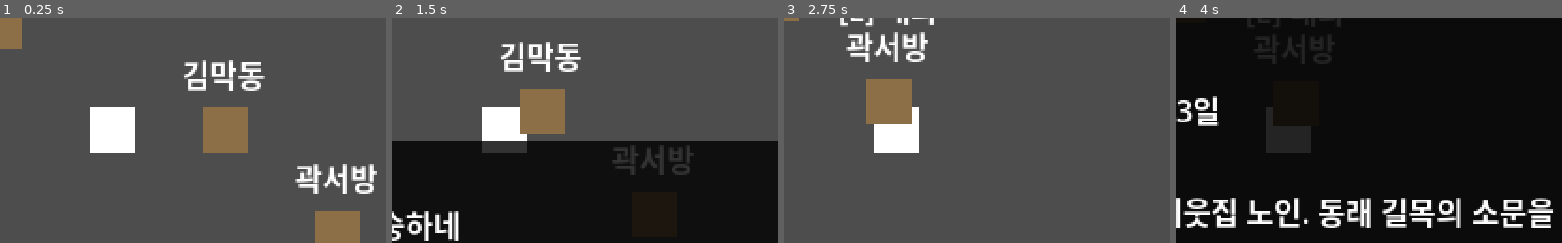
Above: before the commit, frames 1-4 (left to right).
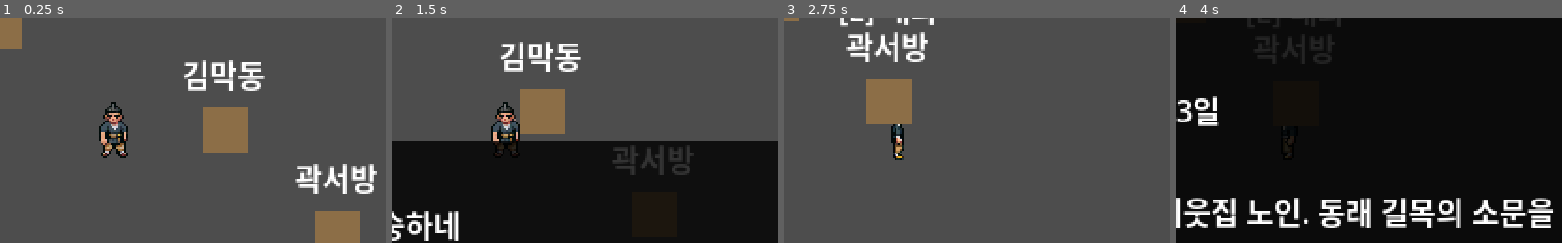
Above: after the commit, the same moments.

Repository: g23252a-svg/mumyeongrok
Game: Godot game, scene res://scenes/stages/test_room.tscn
The game is run twice, just before and just after one commit, with the same random seed, the same clock (stepped at 60 frames per second) and the same inputs.
Inputs:
- Up to frame 1 (0.25 s): no input
- Up to frame 2 (1.5 s): tap Enter at 0.5 s; hold D 0.53-1.28 s; tap J (attack) at 0.6 s; tap Space at 0.77 s; hold S from 1.28 s (still down); tap K (interact) at 1.35 s
- Up to frame 3 (2.75 s): tap Space at 1.52 s; release S at 2.03 s; hold D from 2.03 s (still down); hold E from 2.03 s (still down)
- Up to frame 4 (4 s): release D at 2.78 s; release E at 2.78 s; hold W 2.78-3.53 s; tap Enter at 2.85 s; tap Space at 3.02, 3.5, 3.77 s; hold A from 3.53 s (still down); tap N at 3.6 s
The pictures show only the part of the screen within x 37-87%, y 25-75%; the shares and areas given below are measured in that part.

The runs differ from the first frame. In frame 1, 2.5% of the frame differs, in the area x 23-35%, y 37-63%; in frame 2, 2.2%; in frame 3, 1.7%; in frame 4, 1.4%.

Commit message:
v0.1: add player idle and walk animations

Diff:
--- a/scenes/actors/player.tscn
+++ b/scenes/actors/player.tscn
@@ -1,6 +1,86 @@
-[gd_scene load_steps=5 format=3 uid="uid://uqtjlp5ar27a"]
+[gd_scene load_steps=86 format=3 uid="uid://uqtjlp5ar27a"]
 
 [ext_resource type="Script" path="res://scripts/actors/player.gd" id="1_dordv"]
+[ext_resource type="Texture2D" uid="uid://c7udnb3sncdv8" path="res://assets/sprites/characters/player/idle/player_idle_east_00.png" id="2_6mx6a"]
+[ext_resource type="Texture2D" uid="uid://bikeph7de76q0" path="res://assets/sprites/characters/player/idle/player_idle_south_00.png" id="2_gf8kr"]
+[ext_resource type="Texture2D" uid="uid://byqtjpk8ss0oj" path="res://assets/sprites/characters/player/idle/player_idle_south_01.png" id="3_2bkxj"]
+[ext_resource type="Texture2D" uid="uid://t1jcvgngieev" path="res://assets/sprites/characters/player/idle/player_idle_east_01.png" id="3_hv61v"]
+[ext_resource type="Texture2D" uid="uid://xc1hrlj0sq0m" path="res://assets/sprites/characters/player/idle/player_idle_east_02.png" id="4_chd4s"]
+[ext_resource type="Texture2D" uid="uid://bpide4d4tiw8k" path="res://assets/sprites/characters/player/idle/player_idle_south_02.png" id="4_t7mta"]
+[ext_resource type="Texture2D" uid="uid://c3ewvp6xxxrfx" path="res://assets/sprites/characters/player/idle/player_idle_south_03.png" id="5_3xwhi"]
+[ext_resource type="Texture2D" uid="uid://cel7al862u6bo" path="res://assets/sprites/characters/player/idle/player_idle_east_03.png" id="5_cqylk"]
+[ext_resource type="Texture2D" uid="uid://c3t3ylhpf03ne" path="res://assets/sprites/characters/player/idle/player_idle_north_00.png" id="6_4hjbh"]
+[ext_resource type="Texture2D" uid="uid://byvs8cun4rdum" path="res://assets/sprites/characters/player/idle/player_idle_north_01.png" id="7_q6vtu"]
+[ext_resource type="Texture2D" uid="uid://b052mboqx3y3s" path="res://assets/sprites/characters/player/idle/player_idle_north_02.png" id="8_167c3"]
+[ext_resource type="Texture2D" uid="uid://c5yew2i3mlb80" path="res://assets/sprites/characters/player/idle/player_idle_north_03.png" id="9_xbnay"]
+[ext_resource type="Texture2D" uid="uid://caaof6b1xqspy" path="res://assets/sprites/characters/player/idle/player_idle_north-east_00.png" id="10_086cw"]
+[ext_resource type="Texture2D" uid="uid://otd0tbqwrbcl" path="res://assets/sprites/characters/player/idle/player_idle_north-east_01.png" id="11_jpxng"]
+[ext_resource type="Texture2D" uid="uid://cs2d7wxrpdkwk" path="res://assets/sprites/characters/player/idle/player_idle_north-east_02.png" id="12_avyeh"]
+[ext_resource type="Texture2D" uid="uid://bf22ylvrbsdgo" path="res://assets/sprites/characters/player/idle/player_idle_north-east_03.png" id="13_33i5x"]
+[ext_resource type="Texture2D" uid="uid://cnr73nkj1a1im" path="res://assets/sprites/characters/player/idle/player_idle_north-west_00.png" id="14_m046n"]
+[ext_resource type="Texture2D" uid="uid://dmnr0cg1bss0w" path="res://assets/sprites/characters/player/idle/player_idle_north-west_01.png" id="15_jwdgl"]
+[ext_resource type="Texture2D" uid="uid://djbkhuccam7h1" path="res://assets/sprites/characters/player/idle/player_idle_north-west_02.png" id="16_6quov"]
+[ext_resource type="Texture2D" uid="uid://bq7htkx6ren4g" path="res://assets/sprites/characters/player/idle/player_idle_north-west_03.png" id="17_bofqx"]
+[ext_resource type="Texture2D" uid="uid://ec43thvgle00" path="res://assets/sprites/characters/player/idle/player_idle_south-east_00.png" id="22_5qek8"]
+[ext_resource type="Texture2D" uid="uid://b3ung88133x05" path="res://assets/sprites/characters/player/idle/player_idle_south-east_01.png" id="23_77xve"]
+[ext_resource type="Texture2D" uid="uid://dgkcaxmbk43fc" path="res://assets/sprites/characters/player/idle/player_idle_south-east_02.png" id="24_o4s8y"]
+[ext_resource type="Texture2D" uid="uid://rctu0nucmsuj" path="res://assets/sprites/characters/player/idle/player_idle_south-east_03.png" id="25_3evqf"]
+[ext_resource type="Texture2D" uid="uid://dgvx20rln0y0w" path="res://assets/sprites/characters/player/idle/player_idle_south-west_00.png" id="26_buevo"]
+[ext_resource type="Texture2D" uid="uid://b8fcdc2sraqou" path="res://assets/sprites/characters/player/idle/player_idle_south-west_01.png" id="27_q3txu"]
+[ext_resource type="Texture2D" uid="uid://b0al2f7iwybbw" path="res://assets/sprites/characters/player/idle/player_idle_south-west_02.png" id="28_3rg8r"]
+[ext_resource type="Texture2D" uid="uid://cmvbhpxil3eks" path="res://assets/sprites/characters/player/idle/player_idle_south-west_03.png" id="29_ok6d7"]
+[ext_resource type="Texture2D" uid="uid://skjfwxw1lx86" path="res://assets/sprites/characters/player/idle/player_idle_west_00.png" id="30_5m701"]
+[ext_resource type="Texture2D" uid="uid://djyman3spaq8r" path="res://assets/sprites/characters/player/idle/player_idle_west_01.png" id="31_dacbv"]
+[ext_resource type="Texture2D" uid="uid://blci3i7vmiwgi" path="res://assets/sprites/characters/player/idle/player_idle_west_02.png" id="32_rci6j"]
+[ext_resource type="Texture2D" uid="uid://4wclf7j8km8y" path="res://assets/sprites/characters/player/idle/player_idle_west_03.png" id="33_ccr3k"]
+[ext_resource type="Texture2D" uid="uid://3xl6wf1fjkq5" path="res://assets/sprites/characters/player/walk/player_walk_east_00.png" id="34_kk4qc"]
+[ext_resource type="Texture2D" uid="uid://b4g0hdwxdl806" path="res://assets/sprites/characters/player/walk/player_walk_east_01.png" id="35_8quru"]
+[ext_resource type="Texture2D" uid="uid://cf85shn30o01s" path="res://assets/sprites/characters/player/walk/player_walk_east_02.png" id="36_howcn"]
+[ext_resource type="Texture2D" uid="uid://rgcosn1xgdvl" path="res://assets/sprites/characters/player/walk/player_walk_east_03.png" id="37_6o2wg"]
+[ext_resource type="Texture2D" uid="uid://bh5f3qbxebyxl" path="res://assets/sprites/characters/player/walk/player_walk_east_04.png" id="38_6rcud"]
+[ext_resource type="Texture2D" uid="uid://3hlav6udw7ub" path="res://assets/sprites/characters/player/walk/player_walk_east_05.png" id="39_43anr"]
+[ext_resource type="Texture2D" uid="uid://dixptfdvldvdm" path="res://assets/sprites/characters/player/walk/player_walk_north_00.png" id="40_wdo56"]
+[ext_resource type="Texture2D" uid="uid://cfupaqbi5345a" path="res://assets/sprites/characters/player/walk/player_walk_north_01.png" id="41_4xrnk"]
+[ext_resource type="Texture2D" uid="uid://fxcqre7mrs6m" path="res://assets/sprites/characters/player/walk/player_walk_north_02.png" id="42_xuket"]
+[ext_resource type="Texture2D" uid="uid://c72v2k2ntfcoy" path="res://assets/sprites/characters/player/walk/player_walk_north_03.png" id="43_7fp7b"]
+[ext_resource type="Texture2D" uid="uid://c500p4nniinun" path="res://assets/sprites/characters/player/walk/player_walk_north_04.png" id="44_pvrvd"]
+[ext_resource type="Texture2D" uid="uid://cfcaa6ni8cgfu" path="res://assets/sprites/characters/player/walk/player_walk_north_05.png" id="45_h66gy"]
+[ext_resource type="Texture2D" uid="uid://dh4l5ovhyhmg8" path="res://assets/sprites/characters/player/walk/player_walk_north-east_00.png" id="46_3ilkk"]
+[ext_resource type="Texture2D" uid="uid://ywwyhcwnm5a3" path="res://assets/sprites/characters/player/walk/player_walk_north-east_01.png" id="47_y6v3s"]
+[ext_resource type="Texture2D" uid="uid://bjpsnb7cekyr8" path="res://assets/sprites/characters/player/walk/player_walk_north-east_02.png" id="48_1r7l4"]
+[ext_resource type="Texture2D" uid="uid://d1h1ngbbc0nyf" path="res://assets/sprites/characters/player/walk/player_walk_north-east_03.png" id="49_01wwm"]
+[ext_resource type="Texture2D" uid="uid://2eck6on0mdp7" path="res://assets/sprites/characters/player/walk/player_walk_north-east_04.png" id="50_g7xah"]
+[ext_resource type="Texture2D" uid="uid://cllu3pf7vbkvl" path="res://assets/sprites/characters/player/walk/player_walk_north-east_05.png" id="51_1yxt6"]
+[ext_resource type="Texture2D" uid="uid://c6ge5lm0u7r70" path="res://assets/sprites/characters/player/walk/player_walk_north-west_00.png" id="52_vsoug"]
+[ext_resource type="Texture2D" uid="uid://du1c7nhtf5j25" path="res://assets/sprites/characters/player/walk/player_walk_north-west_01.png" id="53_b5rqu"]
+[ext_resource type="Texture2D" uid="uid://buoiwjl1j4e7v" path="res://assets/sprites/characters/player/walk/player_walk_north-west_02.png" id="54_1o86r"]
+[ext_resource type="Texture2D" uid="uid://dwr4kex3osfmr" path="res://assets/sprites/characters/player/walk/player_walk_north-west_03.png" id="55_klvge"]
+[ext_resource type="Texture2D" uid="uid://dsfyni375h4gw" path="res://assets/sprites/characters/player/walk/player_walk_north-west_04.png" id="56_6tcte"]
+[ext_resource type="Texture2D" uid="uid://t8mqpc5cnok3" path="res://assets/sprites/characters/player/walk/player_walk_north-west_05.png" id="57_ydtio"]
+[ext_resource type="Texture2D" uid="uid://c17ufebfa8sac" path="res://assets/sprites/characters/player/walk/player_walk_south_00.png" id="58_bljiq"]
+[ext_resource type="Texture2D" uid="uid://bg1h7hdjwjorh" path="res://assets/sprites/characters/player/walk/player_walk_south_01.png" id="59_fb7aq"]
+[ext_resource type="Texture2D" uid="uid://ca2j2fs1jpx70" path="res://assets/sprites/characters/player/walk/player_walk_south_02.png" id="60_sooet"]
+[ext_resource type="Texture2D" uid="uid://v2vqwdfvug5s" path="res://assets/sprites/characters/player/walk/player_walk_south_03.png" id="61_q58nd"]
+[ext_resource type="Texture2D" uid="uid://ln1ydscantj7" path="res://assets/sprites/characters/player/walk/player_walk_south_04.png" id="62_lfwxb"]
+[ext_resource type="Texture2D" uid="uid://c8uqv246ao8ir" path="res://assets/sprites/characters/player/walk/player_walk_south_05.png" id="63_opxc1"]
+[ext_resource type="Texture2D" uid="uid://cjfm1ax2gxg0u" path="res://assets/sprites/characters/player/walk/player_walk_south-east_00.png" id="64_rvc7b"]
+[ext_resource type="Texture2D" uid="uid://b4mrlw55buavr" path="res://assets/sprites/characters/player/walk/player_walk_south-east_01.png" id="65_beo7i"]
+[ext_resource type="Texture2D" uid="uid://dd8cmcxabbwve" path="res://assets/sprites/characters/player/walk/player_walk_south-east_02.png" id="66_um4tw"]
+[ext_resource type="Texture2D" uid="uid://cxtik6n1bbleb" path="res://assets/sprites/characters/player/walk/player_walk_south-east_03.png" id="67_v2w8f"]
+[ext_resource type="Texture2D" uid="uid://csp4vg3hp300u" path="res://assets/sprites/characters/player/walk/player_walk_south-east_04.png" id="68_368q8"]
+[ext_resource type="Texture2D" uid="uid://c027wlg8fxgdw" path="res://assets/sprites/characters/player/walk/player_walk_south-east_05.png" id="69_adq2o"]
+[ext_resource type="Texture2D" uid="uid://bfkkmkq2kn2yy" path="res://assets/sprites/characters/player/walk/player_walk_south-west_00.png" id="70_ldo4h"]
+[ext_resource type="Texture2D" uid="uid://djrtcg3idm46r" path="res://assets/sprites/characters/player/walk/player_walk_south-west_01.png" id="71_ys064"]
+[ext_resource type="Texture2D" uid="uid://d2l7d3pdeiewy" path="res://assets/sprites/characters/player/walk/player_walk_south-west_02.png" id="72_5luur"]
+[ext_resource type="Texture2D" uid="uid://b2ckeu7m0c8kl" path="res://assets/sprites/characters/player/walk/player_walk_south-west_03.png" id="73_2baej"]
+[ext_resource type="Texture2D" uid="uid://citquuciqq0ae" path="res://assets/sprites/characters/player/walk/player_walk_south-west_04.png" id="74_vr8gn"]
+[ext_resource type="Texture2D" uid="uid://83r0fxe7io37" path="res://assets/sprites/characters/player/walk/player_walk_south-west_05.png" id="75_lfiu3"]
+[ext_resource type="Texture2D" uid="uid://c8pk3tufgc5yl" path="res://assets/sprites/characters/player/walk/player_walk_west_00.png" id="76_pjayk"]
+[ext_resource type="Texture2D" uid="uid://pumpt4nvs30x" path="res://assets/sprites/characters/player/walk/player_walk_west_01.png" id="77_uss5h"]
+[ext_resource type="Texture2D" uid="uid://irv57wlq14nn" path="res://assets/sprites/characters/player/walk/player_walk_west_02.png" id="78_osd12"]
+[ext_resource type="Texture2D" uid="uid://c3rkr50k6p4n0" path="res://assets/sprites/characters/player/walk/player_walk_west_03.png" id="79_v0h58"]
+[ext_resource type="Texture2D" uid="uid://c0wc0ww3mywvq" path="res://assets/sprites/characters/player/walk/player_walk_west_04.png" id="80_nvb5v"]
+[ext_resource type="Texture2D" uid="uid://61f7wp6b5l1b" path="res://assets/sprites/characters/player/walk/player_walk_west_05.png" id="81_x3cf7"]
 
 [sub_resource type="RectangleShape2D" id="RectangleShape2D_1kdmt"]
 size = Vector2(20, 14)
@@ -11,10 +91,334 @@
 [sub_resource type="RectangleShape2D" id="RectangleShape2D_hsqs1"]
 size = Vector2(16, 20)
 
+[sub_resource type="SpriteFrames" id="SpriteFrames_x7o4q"]
+animations = [{
+"frames": [{
+"duration": 1.0,
+"texture": ExtResource("2_6mx6a")
+}, {
+"duration": 1.0,
+"texture": ExtResource("3_hv61v")
+}, {
+"duration": 1.0,
+"texture": ExtResource("4_chd4s")
+}, {
+"duration": 1.0,
+"texture": ExtResource("5_cqylk")
+}],
+"loop": true,
+"name": &"idle_east",
+"speed": 4.0
+}, {
+"frames": [{
+"duration": 1.0,
+"texture": ExtResource("6_4hjbh")
+}, {
+"duration": 1.0,
+"texture": ExtResource("7_q6vtu")
+}, {
+"duration": 1.0,
+"texture": ExtResource("8_167c3")
+}, {
+"duration": 1.0,
+"texture": ExtResource("9_xbnay")
+}],
+"loop": true,
+"name": &"idle_north",
+"speed": 4.0
+}, {
+"frames": [{
+"duration": 1.0,
+"texture": ExtResource("10_086cw")
+}, {
+"duration": 1.0,
+"texture": ExtResource("11_jpxng")
+}, {
+"duration": 1.0,
+"texture": ExtResource("12_avyeh")
+}, {
+"duration": 1.0,
+"texture": ExtResource("13_33i5x")
+}],
+"loop": true,
+"name": &"idle_north_east",
+"speed": 4.0
+}, {
+"frames": [{
+"duration": 1.0,
+"texture": ExtResource("14_m046n")
+}, {
+"duration": 1.0,
+"texture": ExtResource("15_jwdgl")
+}, {
+"duration": 1.0,
+"texture": ExtResource("16_6quov")
+}, {
+"duration": 1.0,
+"texture": ExtResource("17_bofqx")
+}],
+"loop": true,
+"name": &"idle_north_west",
+"speed": 5.0
+}, {
+"frames": [{
+"duration": 1.0,
+"texture": ExtResource("2_gf8kr")
+}, {
+"duration": 1.0,
+"texture": ExtResource("3_2bkxj")
+}, {
+"duration": 1.0,
+"texture": ExtResource("4_t7mta")
+}, {
+"duration": 1.0,
+"texture": ExtResource("5_3xwhi")
+}],
+"loop": true,
+"name": &"idle_south",
+"speed": 4.0
+}, {
+"frames": [{
+"duration": 1.0,
+"texture": ExtResource("22_5qek8")
+}, {
+"duration": 1.0,
+"texture": ExtResource("23_77xve")
+}, {
+"duration": 1.0,
+"texture": ExtResource("24_o4s8y")
+}, {
+"duration": 1.0,
+"texture": ExtResource("25_3evqf")
+}],
+"loop": true,
+"name": &"idle_south_east",
+"speed": 4.0
+}, {
+"frames": [{
+"duration": 1.0,
+"texture": ExtResource("26_buevo")
+}, {
+"duration": 1.0,
+"texture": ExtResource("27_q3txu")
+}, {
+"duration": 1.0,
+"texture": ExtResource("28_3rg8r")
+}, {
+"duration": 1.0,
+"texture": ExtResource("29_ok6d7")
+}],
+"loop": true,
+"name": &"idle_south_west",
+"speed": 4.0
+}, {
+"frames": [{
+"duration": 1.0,
+"texture": ExtResource("30_5m701")
+}, {
+"duration": 1.0,
+"texture": ExtResource("31_dacbv")
+}, {
+"duration": 1.0,
+"texture": ExtResource("32_rci6j")
+}, {
+"duration": 1.0,
+"texture": ExtResource("33_ccr3k")
+}],
+"loop": true,
+"name": &"idle_west",
+"speed": 4.0
+}, {
+"frames": [{
+"duration": 1.0,
+"texture": ExtResource("34_kk4qc")
+}, {
+"duration": 1.0,
+"texture": ExtResource("35_8quru")
+}, {
+"duration": 1.0,
+"texture": ExtResource("36_howcn")
+}, {
+"duration": 1.0,
+"texture": ExtResource("37_6o2wg")
+}, {
+"duration": 1.0,
+"texture": ExtResource("38_6rcud")
+}, {
+"duration": 1.0,
+"texture": ExtResource("39_43anr")
+}],
+"loop": true,
+"name": &"walk_east",
+"speed": 5.0
+}, {
+"frames": [{
+"duration": 1.0,
+"texture": ExtResource("40_wdo56")
+}, {
+"duration": 1.0,
+"texture": ExtResource("41_4xrnk")
+}, {
+"duration": 1.0,
+"texture": ExtResource("42_xuket")
+}, {
+"duration": 1.0,
+"texture": ExtResource("43_7fp7b")
+}, {
+"duration": 1.0,
+"texture": ExtResource("44_pvrvd")
+}, {
+"duration": 1.0,
+"texture": ExtResource("45_h66gy")
+}],
+"loop": true,
+"name": &"walk_north",
+"speed": 5.0
+}, {
+"frames": [{
+"duration": 1.0,
+"texture": ExtResource("46_3ilkk")
+}, {
+"duration": 1.0,
+"texture": ExtResource("47_y6v3s")
+}, {
+"duration": 1.0,
+"texture": ExtResource("48_1r7l4")
+}, {
+"duration": 1.0,
+"texture": ExtResource("49_01wwm")
+}, {
+"duration": 1.0,
+"texture": ExtResource("50_g7xah")
+}, {
+"duration": 1.0,
+"texture": ExtResource("51_1yxt6")
+}],
+"loop": true,
+"name": &"walk_north_east",
+"speed": 5.0
+}, {
+"frames": [{
+"duration": 1.0,
+"texture": ExtResource("52_vsoug")
+}, {
+"duration": 1.0,
+"texture": ExtResource("53_b5rqu")
+}, {
+"duration": 1.0,
+"texture": ExtResource("54_1o86r")
+}, {
+"duration": 1.0,
+"texture": ExtResource("55_klvge")
+}, {
+"duration": 1.0,
+"texture": ExtResource("56_6tcte")
+}, {
+"duration": 1.0,
+"texture": ExtResource("57_ydtio")
+}],
+"loop": true,
+"name": &"walk_north_west",
+"speed": 5.0
+}, {
+"frames": [{
+"duration": 1.0,
+"texture": ExtResource("58_bljiq")
+}, {
+"duration": 1.0,
+"texture": ExtResource("59_fb7aq")
+}, {
+"duration": 1.0,
+"texture": ExtResource("60_sooet")
+}, {
+"duration": 1.0,
+"texture": ExtResource("61_q58nd")
+}, {
+"duration": 1.0,
+"texture": ExtResource("62_lfwxb")
+}, {
+"duration": 1.0,
+"texture": ExtResource("63_opxc1")
+}],
+"loop": true,
+"name": &"walk_south",
+"speed": 6.0
+}, {
+"frames": [{
+"duration": 1.0,
+"texture": ExtResource("64_rvc7b")
+}, {
+"duration": 1.0,
+"texture": ExtResource("65_beo7i")
+}, {
+"duration": 1.0,
+"texture": ExtResource("66_um4tw")
+}, {
+"duration": 1.0,
+"texture": ExtResource("67_v2w8f")
+}, {
+"duration": 1.0,
+"texture": ExtResource("68_368q8")
+}, {
+"duration": 1.0,
+"texture": ExtResource("69_adq2o")
+}],
+"loop": true,
+"name": &"walk_south_east",
+"speed": 6.0
+}, {
+"frames": [{
+"duration": 1.0,
+"texture": ExtResource("70_ldo4h")
+}, {
+"duration": 1.0,
+"texture": ExtResource("71_ys064")
+}, {
+"duration": 1.0,
+"texture": ExtResource("72_5luur")
+}, {
+"duration": 1.0,
+"texture": ExtResource("73_2baej")
+}, {
+"duration": 1.0,
+"texture": ExtResource("74_vr8gn")
+}, {
+"duration": 1.0,
+"texture": ExtResource("75_lfiu3")
+}],
+"loop": true,
+"name": &"walk_south_west",
+"speed": 5.0
+}, {
+"frames": [{
+"duration": 1.0,
+"texture": ExtResource("76_pjayk")
+}, {
+"duration": 1.0,
+"texture": ExtResource("77_uss5h")
+}, {
+"duration": 1.0,
+"texture": ExtResource("78_osd12")
+}, {
+"duration": 1.0,
+"texture": ExtResource("79_v0h58")
+}, {
+"duration": 1.0,
+"texture": ExtResource("80_nvb5v")
+}, {
+"duration": 1.0,
+"texture": ExtResource("81_x3cf7")
+}],
+"loop": true,
+"name": &"walk_west",
+"speed": 5.0
+}]
+
 [node name="Player" type="CharacterBody2D" groups=["player"]]
 script = ExtResource("1_dordv")
 
 [node name="Sprite" type="ColorRect" parent="."]
+visible = false
 offset_left = -12.0
 offset_top = -12.0
 offset_right = 12.0
@@ -34,3 +438,8 @@
 
 [node name="CollisionShape2D" type="CollisionShape2D" parent="Hurtbox"]
 shape = SubResource("RectangleShape2D_hsqs1")
+
+[node name="AnimatedSprite2D" type="AnimatedSprite2D" parent="."]
+position = Vector2(-1, 0)
+sprite_frames = SubResource("SpriteFrames_x7o4q")
+animation = &"walk_south_west"
--- a/scripts/actors/player.gd
+++ b/scripts/actors/player.gd
@@ -6,11 +6,13 @@
 
 @onready var hitbox: Area2D = $Hitbox
 @onready var hitbox_shape: CollisionShape2D = $Hitbox/CollisionShape2D
+@onready var animated_sprite: AnimatedSprite2D = $AnimatedSprite2D
 
 enum State { IDLE, WALK, ATTACK, HURT, LOCKED }
 
 var state: State = State.IDLE
 var facing: Vector2 = Vector2.DOWN
+var last_direction: String = "south"
 
 var key_left: bool = false
 var key_right: bool = false
@@ -20,6 +22,10 @@
 
 func _ready() -> void:
 	add_to_group("player")
+
+	_setup_animation_speeds()
+	_play_animation_safe("idle_south")
+
 	hitbox.monitoring = false
 	hitbox_shape.disabled = true
 
@@ -46,7 +52,13 @@
 
 
 func _physics_process(_delta: float) -> void:
-	if state == State.LOCKED or state == State.ATTACK:
+	if state == State.LOCKED:
+		velocity = Vector2.ZERO
+		move_and_slide()
+		_update_animation(Vector2.ZERO)
+		return
+
+	if state == State.ATTACK:
 		velocity = Vector2.ZERO
 		move_and_slide()
 		return
@@ -73,9 +85,116 @@
 		state = State.IDLE
 
 	move_and_slide()
+	_update_animation(dir)
 
 	if Input.is_action_just_pressed("attack"):
 		_attack()
+
+
+func _setup_animation_speeds() -> void:
+	if animated_sprite == null:
+		return
+	if animated_sprite.sprite_frames == null:
+		return
+
+	var idle_anims: Array[String] = [
+		"idle_south",
+		"idle_south_east",
+		"idle_east",
+		"idle_north_east",
+		"idle_north",
+		"idle_north_west",
+		"idle_west",
+		"idle_south_west"
+	]
+
+	var walk_anims: Array[String] = [
+		"walk_south",
+		"walk_south_east",
+		"walk_east",
+		"walk_north_east",
+		"walk_north",
+		"walk_north_west",
+		"walk_west",
+		"walk_south_west"
+	]
+
+	for anim_name: String in idle_anims:
+		_set_animation_speed_safe(anim_name, 4.0)
+
+	for anim_name: String in walk_anims:
+		_set_animation_speed_safe(anim_name, 8.0)
+
+
+func _set_animation_speed_safe(anim_name: String, fps: float) -> void:
+	if anim_name == "":
+		return
+	if animated_sprite == null:
+		return
+	if animated_sprite.sprite_frames == null:
+		return
+
+	var anim_key := StringName(anim_name)
+
+	if animated_sprite.sprite_frames.has_animation(anim_key):
+		animated_sprite.sprite_frames.set_animation_speed(anim_key, fps)
+	else:
+		print("[Player] missing animation: ", anim_name)
+
+
+func _get_direction_name(input_vector: Vector2) -> String:
+	if input_vector == Vector2.ZERO:
+		return last_direction
+
+	if abs(input_vector.x) < 0.3:
+		if input_vector.y > 0:
+			return "south"
+		else:
+			return "north"
+
+	if abs(input_vector.y) < 0.3:
+		if input_vector.x > 0:
+			return "east"
+		else:
+			return "west"
+
+	if input_vector.x > 0 and input_vector.y > 0:
+		return "south_east"
+	if input_vector.x < 0 and input_vector.y > 0:
+		return "south_west"
+	if input_vector.x > 0 and input_vector.y < 0:
+		return "north_east"
+	if input_vector.x < 0 and input_vector.y < 0:
+		return "north_west"
+
+	return last_direction
+
+
+func _update_animation(input_vector: Vector2) -> void:
+	if input_vector != Vector2.ZERO:
+		var direction_name: String = _get_direction_name(input_vector)
+		last_direction = direction_name
+		_play_animation_safe("idle_" + last_direction)
+	else:
+		_play_animation_safe("idle_" + last_direction)
+
+
+func _play_animation_safe(anim_name: String) -> void:
+	if anim_name == "":
+		return
+	if animated_sprite == null:
+		return
+	if animated_sprite.sprite_frames == null:
+		return
+
+	var anim_key := StringName(anim_name)
+
+	if not animated_sprite.sprite_frames.has_animation(anim_key):
+		print("[Player] missing animation: ", anim_name)
+		return
+
+	if animated_sprite.animation != anim_key:
+		animated_sprite.play(anim_key)
 
 
 func _update_hitbox_position() -> void:
@@ -92,12 +211,15 @@
 	hitbox.monitoring = false
 	hitbox_shape.disabled = true
 	state = State.IDLE
+	_update_animation(Vector2.ZERO)
 
 
 func lock() -> void:
 	state = State.LOCKED
 	velocity = Vector2.ZERO
+	_update_animation(Vector2.ZERO)
 
 
 func unlock() -> void:
 	state = State.IDLE
+	_update_animation(Vector2.ZERO)
Binary file added: assets/sprites/characters/player/idle/player_idle_east_00.png
Not shown, added: assets/sprites/characters/player/idle/player_idle_east_00.png.import
Binary file added: assets/sprites/characters/player/idle/player_idle_east_01.png
Not shown, added: assets/sprites/characters/player/idle/player_idle_east_01.png.import
Binary file added: assets/sprites/characters/player/idle/player_idle_east_02.png
Not shown, added: assets/sprites/characters/player/idle/player_idle_east_02.png.import
Binary file added: assets/sprites/characters/player/idle/player_idle_east_03.png
Not shown, added: assets/sprites/characters/player/idle/player_idle_east_03.png.import
Binary file added: assets/sprites/characters/player/idle/player_idle_north-east_00.png
Not shown, added: assets/sprites/characters/player/idle/player_idle_north-east_00.png.import
Binary file added: assets/sprites/characters/player/idle/player_idle_north-east_01.png
Not shown, added: assets/sprites/characters/player/idle/player_idle_north-east_01.png.import
(and 148 more such lines)
